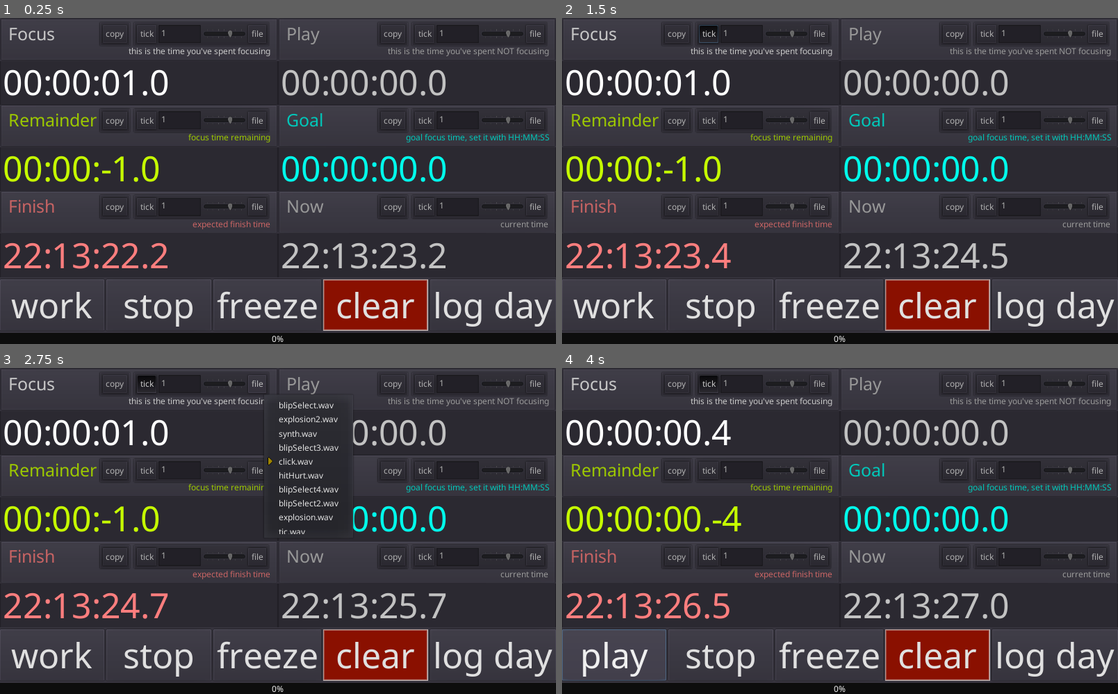
Above: before the commit, frames 1-4 (two rows, left to right).
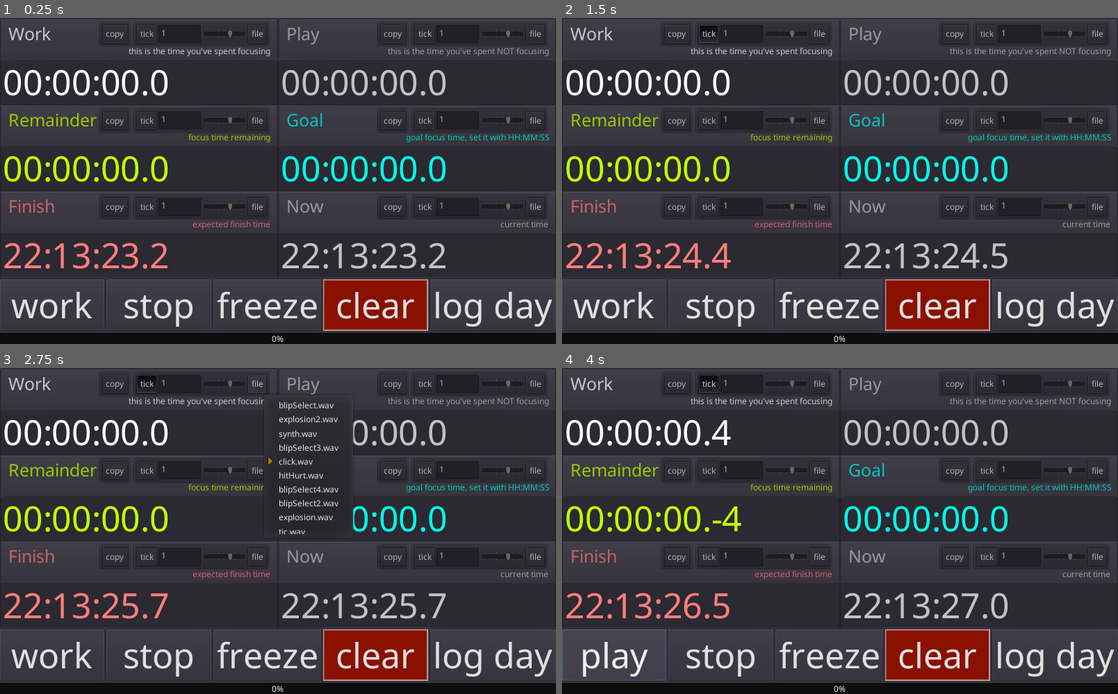
Above: after the commit, the same moments.

Repository: Streq/workplaytimer
Game: Godot game, scene res://main.tscn
Same seed, same stepped clock (60 frames per second), same inputs: the game is played once before the commit and once after it.
Inputs:
- Up to frame 1 (0.25 s): no input
- Up to frame 2 (1.5 s): click "copy" at 0.5 s; click "tick" at 1.25 s
- Up to frame 3 (2.75 s): click "file" at 2 s
- Up to frame 4 (4 s): click "clear" at 2.75 s; click "work" at 3.5 s

The runs differ from the first frame. In frame 1, 0.9% of the frame differs, in the area x 1-31%, y 2-77%; in frame 2, 0.9%; in frame 3, 0.9%; in frame 4, 0.2%.

Commit message:
refactor fixing all console errors

Diff:
--- a/Global.gd
+++ b/Global.gd
@@ -1,8 +1,8 @@
 extends Node
+tool
 
-
-var PATH: String = OS.get_executable_path().get_base_dir()
-
+#var PATH: String = OS.get_executable_path().get_base_dir()
+var PATH: String = "user://"
 
 static func to_text(msec: int)->String:
 	var seconds := msec/1000
--- a/config.gd
+++ b/config.gd
@@ -18,7 +18,7 @@
 	yield(get_tree(),"idle_frame")
 
 	if _load_config() == -1:
-		print("configuration file not found for {file}, creating one with default values".format({
+		push_warning("configuration file not found for {file}, creating one with default values".format({
 			"file" : CONFIG_PATH.get_file()
 		}))
 		save()
--- a/main.tscn
+++ b/main.tscn
@@ -1,14 +1,15 @@
-[gd_scene load_steps=18 format=2]
+[gd_scene load_steps=19 format=2]
 
 [ext_resource path="res://work_remainder.gd" type="Script" id=1]
 [ext_resource path="res://main.gd" type="Script" id=2]
-[ext_resource path="res://work_timer.tscn" type="PackedScene" id=3]
+[ext_resource path="res://time_label.tscn" type="PackedScene" id=3]
 [ext_resource path="res://assets/fonts/NotoSans-Regular.ttf" type="DynamicFontData" id=4]
 [ext_resource path="res://work_goal.gd" type="Script" id=5]
 [ext_resource path="res://now.gd" type="Script" id=6]
 [ext_resource path="res://expected_finish.gd" type="Script" id=7]
 [ext_resource path="res://assets/fonts/small_font.tres" type="DynamicFont" id=8]
 [ext_resource path="res://progress.gd" type="Script" id=9]
+[ext_resource path="res://work_timer.gd" type="Script" id=10]
 
 [sub_resource type="DynamicFont" id=5]
 font_data = ExtResource( 4 )
@@ -91,13 +92,16 @@
 unique_name_in_owner = true
 margin_right = 512.0
 margin_bottom = 159.0
-color = Color( 1, 1, 1, 1 )
+script = ExtResource( 10 )
+title = "Work"
+description = "this is the time you've spent focusing"
 
 [node name="play_timer" parent="HBoxContainer/VBoxContainer/timers" instance=ExtResource( 3 )]
 unique_name_in_owner = true
 margin_left = 512.0
 margin_right = 1024.0
 margin_bottom = 159.0
+script = ExtResource( 10 )
 color = Color( 0.764706, 0.764706, 0.764706, 1 )
 title = "Play"
 description = "this is the time you've spent NOT focusing"
@@ -149,7 +153,6 @@
 color = Color( 0.764706, 0.764706, 0.764706, 1 )
 title = "Now"
 description = "current time"
-text = "00:00:00.0"
 
 [node name="buttons" type="HBoxContainer" parent="HBoxContainer/VBoxContainer"]
 margin_top = 479.0
--- a/project.godot
+++ b/project.godot
@@ -15,9 +15,14 @@
 "path": "res://config.gd"
 }, {
 "base": "Node",
+"class": "ErrorUtils",
+"language": "GDScript",
+"path": "res://utils/ErrorUtils.gd"
+}, {
+"base": "Node",
 "class": "FileUtils",
 "language": "GDScript",
-"path": "res://FileUtils.gd"
+"path": "res://utils/FileUtils.gd"
 }, {
 "base": "Control",
 "class": "TimeLabel",
@@ -26,6 +31,7 @@
 } ]
 _global_script_class_icons={
 "Config": "",
+"ErrorUtils": "",
 "FileUtils": "",
 "TimeLabel": ""
 }
@@ -34,6 +40,8 @@
 
 config/name="WorkPlayTimer"
 run/main_scene="res://main.tscn"
+config/use_custom_user_dir=true
+config/custom_user_dir_name="workplaytimer"
 boot_splash/show_image=false
 config/icon="res://icon.png"
 
--- a/time_label.gd
+++ b/time_label.gd
@@ -6,12 +6,72 @@
 signal started
 signal stopped
 
+onready var SAVE_PATH = Global.PATH.plus_file("state").plus_file(name+".json")
+onready var title_label = $"%title"
+onready var description_label = $"%description"
+onready var label : LineEdit = $"%label"
+onready var config = $"%config"
+
+export var stopped := false
+export var color : Color = Color.white setget set_color
+func set_color(val):
+	color = val
+	if !is_inside_tree():
+		return
+	_update_color()
+func _update_color():
+	label.add_color_override("font_color", color)
+	title_label.add_color_override("font_color", color)
+	description_label.add_color_override("font_color", color)
+
+
+export var title : String = "title" setget set_title
+func set_title(val):
+	title = val
+	if !is_inside_tree():
+		return
+	_update_title()
+func _update_title():
+	title_label.text = title
+
+export var description : String = "description" setget set_description
+func set_description(val):
+	description = val
+	if !is_inside_tree():
+		return
+	_update_description()
+func _update_description():
+	description_label.text = description
+
+export var text : String = "-" setget set_text
+func set_text(val):
+	text = val if val else ""
+	if !is_inside_tree():
+		return
+	_update_text(val)
+func _update_text(val):
+	label.text = val
+	emit_signal("updated")
+
+
 var msec := 0
 var msec_before := 0
-export var stopped := false
-export var color : Color = Color.aquamarine setget set_color
+func set_msec(val):
+	msec_before = msec
+	msec = val
 
-onready var SAVE_PATH = Global.PATH.plus_file("state").plus_file(name+".json")
+
+func _ready() -> void:
+	_update_title()
+	_update_description()
+	_update_color()
+	render_text()
+	if Engine.editor_hint:
+		return
+	config.initialize()
+	set_stopped(stopped)
+	label.connect("text_entered", self, "_on_text_entered", [true])
+	label.connect("text_changed", self, "_on_text_changed", [true])
 
 func save():
 	FileUtils.save_json_file(SAVE_PATH, {"msec":msec})
@@ -20,56 +80,6 @@
 	if save_state != null and "msec" in save_state:
 		msec = save_state.msec
 	render_text()
-func set_msec(val):
-	msec_before = msec
-	msec = val
-
-func set_color(val):
-	color = val
-	if !label:
-		yield(self, "ready")
-	label.add_color_override("font_color",color)
-	title_label.add_color_override("font_color",color)
-	description_label.add_color_override("font_color",color)
-
-onready var title_label = $"%title"
-export var title := "Work" setget set_title
-func set_title(val):
-	title = val
-	if !title_label:
-		yield(self, "ready")
-	title_label.text = val
-
-onready var description_label = $"%description"
-export var description:= "jaja" setget set_description
-func set_description(val):
-	description = val
-	if !description_label:
-		yield(self, "ready")
-	description_label.text = val
-
-onready var label : LineEdit = $"%label"
-export var text := "00:00:00" setget set_text
-func set_text(val):
-	if !val:
-		val = ""
-	text = val
-	if !label:
-		yield(self, "ready")
-	label.text = val
-	emit_signal("updated")
-
-onready var config = $"%config"
-
-func _ready() -> void:
-	if Engine.editor_hint:
-		return
-	config.initialize()
-	set_stopped(stopped)
-	set_color(color)
-	render_text()
-	label.connect("text_entered",self,"_on_text_entered",[true])
-	label.connect("text_changed",self,"_on_text_changed",[true])
 
 func render_text():
 	set_text(Global.to_text(msec))
--- a/time_label.tscn
+++ b/time_label.tscn
@@ -1,10 +1,207 @@
-[gd_scene load_steps=2 format=2]
+[gd_scene load_steps=13 format=2]
 
 [ext_resource path="res://time_label.gd" type="Script" id=1]
-
-[node name="time_label" type="TextEdit"]
-margin_top = 13.0
-margin_right = 56.0
-margin_bottom = 27.0
-text = "00:00:00"
+[ext_resource path="res://assets/fonts/medium_font.tres" type="DynamicFont" id=2]
+[ext_resource path="res://copy_to_clipboard.gd" type="Script" id=3]
+[ext_resource path="res://assets/fonts/small_font.tres" type="DynamicFont" id=4]
+[ext_resource path="res://tick_sound.gd" type="Script" id=5]
+[ext_resource path="res://assets/sfx/tic.wav" type="AudioStream" id=6]
+[ext_resource path="res://tic.gd" type="Script" id=7]
+[ext_resource path="res://sound_file.gd" type="Script" id=8]
+[ext_resource path="res://audio_file_dialog.tscn" type="PackedScene" id=9]
+[ext_resource path="res://config.gd" type="Script" id=10]
+[ext_resource path="res://tic_time.gd" type="Script" id=12]
+[ext_resource path="res://volume.gd" type="Script" id=13]
+
+[node name="time_label" type="VBoxContainer"]
+margin_right = 461.0
+margin_bottom = 176.0
+size_flags_horizontal = 3
+size_flags_vertical = 3
+custom_constants/separation = 0
 script = ExtResource( 1 )
+text = "00:00:00.0"
+
+[node name="Panel" type="PanelContainer" parent="."]
+margin_right = 461.0
+margin_bottom = 82.0
+grow_vertical = 0
+
+[node name="MarginContainer" type="MarginContainer" parent="Panel"]
+margin_left = 7.0
+margin_top = 7.0
+margin_right = 454.0
+margin_bottom = 75.0
+custom_constants/margin_right = 8
+custom_constants/margin_top = 0
+custom_constants/margin_left = 8
+custom_constants/margin_bottom = 0
+
+[node name="VBoxContainer" type="VBoxContainer" parent="Panel/MarginContainer"]
+modulate = Color( 0.784314, 0.784314, 0.784314, 1 )
+margin_left = 8.0
+margin_right = 439.0
+margin_bottom = 68.0
+custom_constants/separation = 0
+
+[node name="title" type="Label" parent="Panel/MarginContainer/VBoxContainer"]
+unique_name_in_owner = true
+margin_right = 431.0
+margin_bottom = 45.0
+grow_horizontal = 0
+custom_colors/font_color = Color( 1, 1, 1, 1 )
+custom_fonts/font = ExtResource( 2 )
+text = "title"
+
+[node name="HBoxContainer" type="HBoxContainer" parent="Panel/MarginContainer/VBoxContainer/title"]
+anchor_left = 1.0
+anchor_right = 1.0
+margin_left = -315.0
+margin_bottom = 47.0
+grow_horizontal = 0
+size_flags_horizontal = 3
+size_flags_vertical = 3
+alignment = 1
+
+[node name="PanelContainer" type="PanelContainer" parent="Panel/MarginContainer/VBoxContainer/title/HBoxContainer"]
+margin_right = 62.0
+margin_bottom = 47.0
+
+[node name="Button" type="Button" parent="Panel/MarginContainer/VBoxContainer/title/HBoxContainer/PanelContainer"]
+margin_left = 7.0
+margin_top = 7.0
+margin_right = 55.0
+margin_bottom = 40.0
+grow_horizontal = 0
+custom_fonts/font = ExtResource( 4 )
+text = "copy"
+align = 0
+script = ExtResource( 3 )
+
+[node name="Panel" type="PanelContainer" parent="Panel/MarginContainer/VBoxContainer/title/HBoxContainer"]
+margin_left = 66.0
+margin_right = 315.0
+margin_bottom = 47.0
+size_flags_horizontal = 3
+size_flags_vertical = 3
+
+[node name="HBoxContainer2" type="HBoxContainer" parent="Panel/MarginContainer/VBoxContainer/title/HBoxContainer/Panel"]
+margin_left = 7.0
+margin_top = 7.0
+margin_right = 242.0
+margin_bottom = 40.0
+grow_horizontal = 0
+size_flags_horizontal = 3
+size_flags_vertical = 3
+
+[node name="sound" type="AudioStreamPlayer" parent="Panel/MarginContainer/VBoxContainer/title/HBoxContainer/Panel/HBoxContainer2"]
+unique_name_in_owner = true
+stream = ExtResource( 6 )
+script = ExtResource( 5 )
+
+[node name="tic" type="Button" parent="Panel/MarginContainer/VBoxContainer/title/HBoxContainer/Panel/HBoxContainer2"]
+margin_right = 39.0
+margin_bottom = 33.0
+grow_horizontal = 0
+hint_tooltip = "play sound every interval"
+custom_fonts/font = ExtResource( 4 )
+toggle_mode = true
+text = "tick"
+align = 0
+script = ExtResource( 7 )
+
+[node name="tic_time" type="LineEdit" parent="Panel/MarginContainer/VBoxContainer/title/HBoxContainer/Panel/HBoxContainer2"]
+margin_left = 43.0
+margin_right = 117.0
+margin_bottom = 33.0
+hint_tooltip = "interval in seconds"
+size_flags_horizontal = 3
+size_flags_vertical = 3
+custom_fonts/font = ExtResource( 4 )
+placeholder_text = "interval"
+script = ExtResource( 12 )
+
+[node name="VBoxContainer" type="VBoxContainer" parent="Panel/MarginContainer/VBoxContainer/title/HBoxContainer/Panel/HBoxContainer2"]
+margin_left = 121.0
+margin_right = 196.0
+margin_bottom = 33.0
+size_flags_horizontal = 3
+size_flags_vertical = 3
+
+[node name="volume" type="HSlider" parent="Panel/MarginContainer/VBoxContainer/title/HBoxContainer/Panel/HBoxContainer2/VBoxContainer"]
+margin_right = 75.0
+margin_bottom = 33.0
+hint_tooltip = "volume"
+size_flags_horizontal = 3
+size_flags_vertical = 3
+max_value = 150.0
+step = 5.0
+value = 100.0
+tick_count = 7
+ticks_on_borders = true
+script = ExtResource( 13 )
+
+[node name="debug_volume" type="HSlider" parent="Panel/MarginContainer/VBoxContainer/title/HBoxContainer/Panel/HBoxContainer2/VBoxContainer"]
+unique_name_in_owner = true
+visible = false
+margin_top = 20.0
+margin_right = 75.0
+margin_bottom = 36.0
+hint_tooltip = "volume"
+size_flags_horizontal = 3
+size_flags_vertical = 3
+min_value = -80.0
+max_value = 20.0
+step = 0.0
+
+[node name="sound_file" type="Button" parent="Panel/MarginContainer/VBoxContainer/title/HBoxContainer/Panel/HBoxContainer2"]
+margin_left = 200.0
+margin_right = 235.0
+margin_bottom = 33.0
+grow_horizontal = 0
+custom_fonts/font = ExtResource( 4 )
+text = "file"
+align = 0
+script = ExtResource( 8 )
+
+[node name="audio_file_dialog" parent="Panel/MarginContainer/VBoxContainer/title/HBoxContainer/Panel/HBoxContainer2/sound_file" instance=ExtResource( 9 )]
+unique_name_in_owner = true
+margin_left = -10.0
+margin_top = -10.0
+margin_right = 10.0
+margin_bottom = 10.0
+
+[node name="description" type="Label" parent="Panel/MarginContainer/VBoxContainer"]
+unique_name_in_owner = true
+margin_top = 45.0
+margin_right = 431.0
+margin_bottom = 68.0
+grow_horizontal = 0
+custom_colors/font_color = Color( 1, 1, 1, 1 )
+custom_fonts/font = ExtResource( 4 )
+text = "description"
+align = 2
+
+[node name="Panel2" type="Panel" parent="."]
+margin_top = 82.0
+margin_right = 461.0
+margin_bottom = 176.0
+rect_clip_content = true
+size_flags_horizontal = 3
+size_flags_vertical = 3
+
+[node name="label" type="LineEdit" parent="Panel2"]
+unique_name_in_owner = true
+anchor_right = 1.0
+anchor_bottom = 1.0
+grow_vertical = 2
+rect_clip_content = true
+size_flags_horizontal = 3
+size_flags_vertical = 3
+custom_colors/font_color = Color( 1, 1, 1, 1 )
+text = "00:00:00.0"
+placeholder_text = "00:00:00.0"
+
+[node name="config" type="Node" parent="."]
+unique_name_in_owner = true
+script = ExtResource( 10 )
--- /dev/null
+++ b/utils/ErrorUtils.gd
@@ -0,0 +1,54 @@
+extends Node
+class_name ErrorUtils
+const _map = {
+	FAILED: "Generic error.",
+	ERR_UNAVAILABLE : "Unavailable error.",
+	ERR_UNCONFIGURED : "Unconfigured error.",
+	ERR_UNAUTHORIZED : "Unauthorized error.",
+	ERR_PARAMETER_RANGE_ERROR : "Parameter range error.",
+	ERR_OUT_OF_MEMORY : "Out of memory (OOM) error.",
+	ERR_FILE_NOT_FOUND : "File: Not found error.",
+	ERR_FILE_BAD_DRIVE : "File: Bad drive error.",
+	ERR_FILE_BAD_PATH : "File: Bad path error.",
+	ERR_FILE_NO_PERMISSION : "File: No permission error.",
+	ERR_FILE_ALREADY_IN_USE : "File: Already in use error.",
+	ERR_FILE_CANT_OPEN : "File: Can't open error.",
+	ERR_FILE_CANT_WRITE : "File: Can't write error.",
+	ERR_FILE_CANT_READ : "File: Can't read error.",
+	ERR_FILE_UNRECOGNIZED : "File: Unrecognized error.",
+	ERR_FILE_CORRUPT : "File: Corrupt error.",
+	ERR_FILE_MISSING_DEPENDENCIES : "File: Missing dependencies error.",
+	ERR_FILE_EOF : "File: End of file (EOF) error.",
+	ERR_CANT_OPEN : "Can't open error.",
+	ERR_CANT_CREATE : "Can't create error.",
+	ERR_QUERY_FAILED : "Query failed error.",
+	ERR_ALREADY_IN_USE : "Already in use error.",
+	ERR_LOCKED : "Locked error.",
+	ERR_TIMEOUT : "Timeout error.",
+	ERR_CANT_CONNECT : "Can't connect error.",
+	ERR_CANT_RESOLVE : "Can't resolve error.",
+	ERR_CONNECTION_ERROR : "Connection error.",
+	ERR_CANT_ACQUIRE_RESOURCE : "Can't acquire resource error.",
+	ERR_CANT_FORK : "Can't fork process error.",
+	ERR_INVALID_DATA : "Invalid data error.",
+	ERR_INVALID_PARAMETER : "Invalid parameter error.",
+	ERR_ALREADY_EXISTS : "Already exists error.",
+	ERR_DOES_NOT_EXIST : "Does not exist error.",
+	ERR_DATABASE_CANT_READ : "Database: Read error.",
+	ERR_DATABASE_CANT_WRITE : "Database: Write error.",
+	ERR_COMPILATION_FAILED : "Compilation failed error.",
+	ERR_METHOD_NOT_FOUND : "Method not found error.",
+	ERR_LINK_FAILED : "Linking failed error.",
+	ERR_SCRIPT_FAILED : "Script failed error.",
+	ERR_CYCLIC_LINK : "Cycling link (import cycle) error.",
+	ERR_INVALID_DECLARATION : "Invalid declaration error.",
+	ERR_DUPLICATE_SYMBOL : "Duplicate symbol error.",
+	ERR_PARSE_ERROR : "Parse error.",
+	ERR_BUSY : "Busy error.",
+	ERR_SKIP : "Skip error.",
+	ERR_HELP : "Help error.",
+	ERR_BUG : "Bug error.",
+	ERR_PRINTER_ON_FIRE : "Printer on fire error."
+}
+static func get_error_text(code) -> String:
+	return _map[code] if code in _map else "This error code was not contemplated."
--- a/FileUtils.gd
+++ b/utils/FileUtils.gd
@@ -1,13 +1,14 @@
 extends Node
 class_name FileUtils
 
-static func load_json_file_as_dict(json_path: String) -> Object:
+static func load_json_file_as_dict(json_path: String):
 	var file = File.new()
 	var error = file.open(json_path, file.READ)
 	if error:
-		push_warning("couldn't open json file at \"{path}\". Error code {error}".format({
+		push_warning("couldn't open json file at \"{path}\". Error code {error} - {error_string}".format({
 				"path": json_path,
-				"error": str(error)
+				"error": str(error),
+				"error_string": ErrorUtils.get_error_text(error)
 			}))
 		return null
 
@@ -17,11 +18,14 @@
 	file.close()
 
 	if json.error:
-		push_warning("couldn't extract valid json from \"{path}\". Error code {error}".format({
+		push_warning("couldn't extract valid json from \"{path}\". Error code {error} - {error_text}, at line {error_line}.".format({
 				"path": json_path,
-				"error": str(json.error)
+				"error": str(json.error),
+				"error_text": json.error_string,
+				"error_line": str(json.error_line),
 			}))
 		return null
+
 	return json.result
 
 
--- a/work_goal.gd
+++ b/work_goal.gd
@@ -1,5 +1,5 @@
 extends TimeLabel
-
+tool
 
 func _ready() -> void:
 	if Engine.editor_hint:
--- a/work_remainder.gd
+++ b/work_remainder.gd
@@ -1,4 +1,5 @@
 extends TimeLabel
+tool
 
 export var goal_path : NodePath
 onready var goal = get_node(goal_path)
@@ -9,10 +10,10 @@
 	if Engine.editor_hint:
 		return
 #	._ready()
-	timer.connect("updated",self,"render_text")
-	goal.connect("updated",self,"render_text")
-func render_text() -> void:
-	if !goal:
-		yield(self,"ready")
-	set_msec(goal.msec - timer.msec)
-	set_text(Global.to_text(msec))
+	timer.connect("updated",self,"update_text")
+	goal.connect("updated",self,"update_text")
+
+func update_text():
+	var dif = goal.msec - timer.msec
+	set_msec(dif)
+	render_text()
--- a/work_timer.tscn
+++ /dev/null
@@ -1,205 +0,0 @@
-[gd_scene load_steps=13 format=2]
-
-[ext_resource path="res://work_timer.gd" type="Script" id=1]
-[ext_resource path="res://assets/fonts/medium_font.tres" type="DynamicFont" id=2]
-[ext_resource path="res://copy_to_clipboard.gd" type="Script" id=3]
-[ext_resource path="res://assets/fonts/small_font.tres" type="DynamicFont" id=4]
-[ext_resource path="res://tick_sound.gd" type="Script" id=5]
-[ext_resource path="res://assets/sfx/tic.wav" type="AudioStream" id=6]
-[ext_resource path="res://tic.gd" type="Script" id=7]
-[ext_resource path="res://sound_file.gd" type="Script" id=8]
-[ext_resource path="res://audio_file_dialog.tscn" type="PackedScene" id=9]
-[ext_resource path="res://config.gd" type="Script" id=10]
-[ext_resource path="res://tic_time.gd" type="Script" id=12]
-[ext_resource path="res://volume.gd" type="Script" id=13]
-
-[node name="work_timer" type="VBoxContainer"]
-margin_right = 461.0
-margin_bottom = 176.0
-size_flags_horizontal = 3
-size_flags_vertical = 3
-custom_constants/separation = 0
-script = ExtResource( 1 )
-title = "Focus"
-description = "this is the time you've spent focusing"
-
-[node name="Panel" type="PanelContainer" parent="."]
-margin_right = 461.0
-margin_bottom = 82.0
-grow_vertical = 0
-
-[node name="MarginContainer" type="MarginContainer" parent="Panel"]
-margin_left = 7.0
-margin_top = 7.0
-margin_right = 454.0
-margin_bottom = 75.0
-custom_constants/margin_right = 8
-custom_constants/margin_top = 0
-custom_constants/margin_left = 8
-custom_constants/margin_bottom = 0
-
-[node name="VBoxContainer" type="VBoxContainer" parent="Panel/MarginContainer"]
-modulate = Color( 0.784314, 0.784314, 0.784314, 1 )
-margin_left = 8.0
-margin_right = 439.0
-margin_bottom = 68.0
-custom_constants/separation = 0
-
-[node name="title" type="Label" parent="Panel/MarginContainer/VBoxContainer"]
-unique_name_in_owner = true
-margin_right = 431.0
-margin_bottom = 45.0
-grow_horizontal = 0
-custom_fonts/font = ExtResource( 2 )
-text = "Focus"
-
-[node name="HBoxContainer" type="HBoxContainer" parent="Panel/MarginContainer/VBoxContainer/title"]
-anchor_left = 1.0
-anchor_right = 1.0
-margin_left = -315.0
-margin_bottom = 47.0
-grow_horizontal = 0
-size_flags_horizontal = 3
-size_flags_vertical = 3
-alignment = 1
-
-[node name="PanelContainer" type="PanelContainer" parent="Panel/MarginContainer/VBoxContainer/title/HBoxContainer"]
-margin_right = 62.0
-margin_bottom = 47.0
-
-[node name="Button" type="Button" parent="Panel/MarginContainer/VBoxContainer/title/HBoxContainer/PanelContainer"]
-margin_left = 7.0
-margin_top = 7.0
-margin_right = 55.0
-margin_bottom = 40.0
-grow_horizontal = 0
-custom_fonts/font = ExtResource( 4 )
-text = "copy"
-align = 0
-script = ExtResource( 3 )
-
-[node name="Panel" type="PanelContainer" parent="Panel/MarginContainer/VBoxContainer/title/HBoxContainer"]
-margin_left = 66.0
-margin_right = 315.0
-margin_bottom = 47.0
-size_flags_horizontal = 3
-size_flags_vertical = 3
-
-[node name="HBoxContainer2" type="HBoxContainer" parent="Panel/MarginContainer/VBoxContainer/title/HBoxContainer/Panel"]
-margin_left = 7.0
-margin_top = 7.0
-margin_right = 242.0
-margin_bottom = 40.0
-grow_horizontal = 0
-size_flags_horizontal = 3
-size_flags_vertical = 3
-
-[node name="sound" type="AudioStreamPlayer" parent="Panel/MarginContainer/VBoxContainer/title/HBoxContainer/Panel/HBoxContainer2"]
-unique_name_in_owner = true
-stream = ExtResource( 6 )
-script = ExtResource( 5 )
-
-[node name="tic" type="Button" parent="Panel/MarginContainer/VBoxContainer/title/HBoxContainer/Panel/HBoxContainer2"]
-margin_right = 39.0
-margin_bottom = 33.0
-grow_horizontal = 0
-hint_tooltip = "play sound every interval"
-custom_fonts/font = ExtResource( 4 )
-toggle_mode = true
-text = "tick"
-align = 0
-script = ExtResource( 7 )
-
-[node name="tic_time" type="LineEdit" parent="Panel/MarginContainer/VBoxContainer/title/HBoxContainer/Panel/HBoxContainer2"]
-margin_left = 43.0
-margin_right = 117.0
-margin_bottom = 33.0
-hint_tooltip = "interval in seconds"
-size_flags_horizontal = 3
-size_flags_vertical = 3
-custom_fonts/font = ExtResource( 4 )
-placeholder_text = "interval"
-script = ExtResource( 12 )
-
-[node name="VBoxContainer" type="VBoxContainer" parent="Panel/MarginContainer/VBoxContainer/title/HBoxContainer/Panel/HBoxContainer2"]
-margin_left = 121.0
-margin_right = 196.0
-margin_bottom = 33.0
-size_flags_horizontal = 3
-size_flags_vertical = 3
-
-[node name="volume" type="HSlider" parent="Panel/MarginContainer/VBoxContainer/title/HBoxContainer/Panel/HBoxContainer2/VBoxContainer"]
-margin_right = 75.0
-margin_bottom = 33.0
-hint_tooltip = "volume"
-size_flags_horizontal = 3
-size_flags_vertical = 3
-max_value = 150.0
-step = 5.0
-value = 100.0
-tick_count = 7
-ticks_on_borders = true
-script = ExtResource( 13 )
-
-[node name="debug_volume" type="HSlider" parent="Panel/MarginContainer/VBoxContainer/title/HBoxContainer/Panel/HBoxContainer2/VBoxContainer"]
-unique_name_in_owner = true
-visible = false
-margin_top = 20.0
-margin_right = 75.0
-margin_bottom = 36.0
-hint_tooltip = "volume"
-size_flags_horizontal = 3
-size_flags_vertical = 3
-min_value = -80.0
-max_value = 20.0
-step = 0.0
-
-[node name="sound_file" type="Button" parent="Panel/MarginContainer/VBoxContainer/title/HBoxContainer/Panel/HBoxContainer2"]
-margin_left = 200.0
-margin_right = 235.0
-margin_bottom = 33.0
-grow_horizontal = 0
-custom_fonts/font = ExtResource( 4 )
-text = "file"
-align = 0
-script = ExtResource( 8 )
-
-[node name="audio_file_dialog" parent="Panel/MarginContainer/VBoxContainer/title/HBoxContainer/Panel/HBoxContainer2/sound_file" instance=ExtResource( 9 )]
-unique_name_in_owner = true
-margin_left = -10.0
-margin_top = -10.0
-margin_right = 10.0
-margin_bottom = 10.0
-
-[node name="description" type="Label" parent="Panel/MarginContainer/VBoxContainer"]
-unique_name_in_owner = true
-margin_top = 45.0
-margin_right = 431.0
-margin_bottom = 68.0
-grow_horizontal = 0
-custom_fonts/font = ExtResource( 4 )
-text = "this is the time you've spent focusing"
-align = 2
-
-[node name="Panel2" type="Panel" parent="."]
-margin_top = 82.0
-margin_right = 461.0
-margin_bottom = 176.0
-rect_clip_content = true
-size_flags_horizontal = 3
-size_flags_vertical = 3
-
-[node name="label" type="LineEdit" parent="Panel2"]
-unique_name_in_owner = true
-anchor_right = 1.0
-anchor_bottom = 1.0
-grow_vertical = 2
-rect_clip_content = true
-size_flags_horizontal = 3
-size_flags_vertical = 3
-text = "00:00:00"
-placeholder_text = "00:00:00.0"
-
-[node name="config" type="Node" parent="."]
-unique_name_in_owner = true
-script = ExtResource( 10 )
